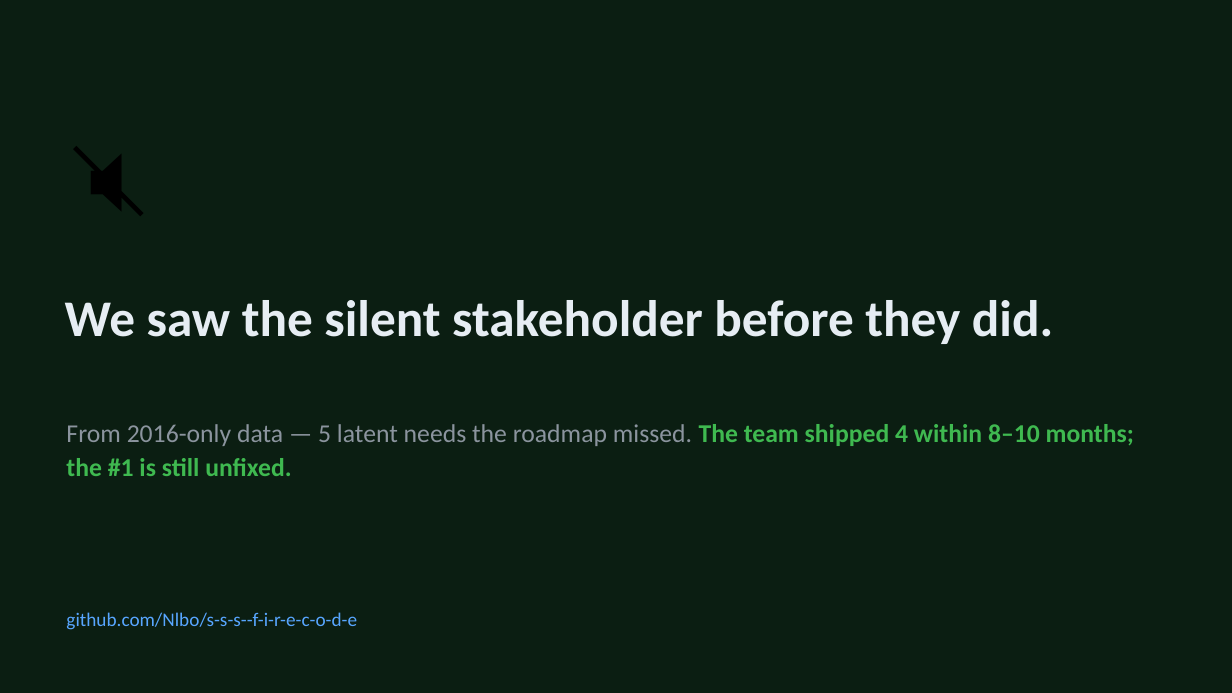
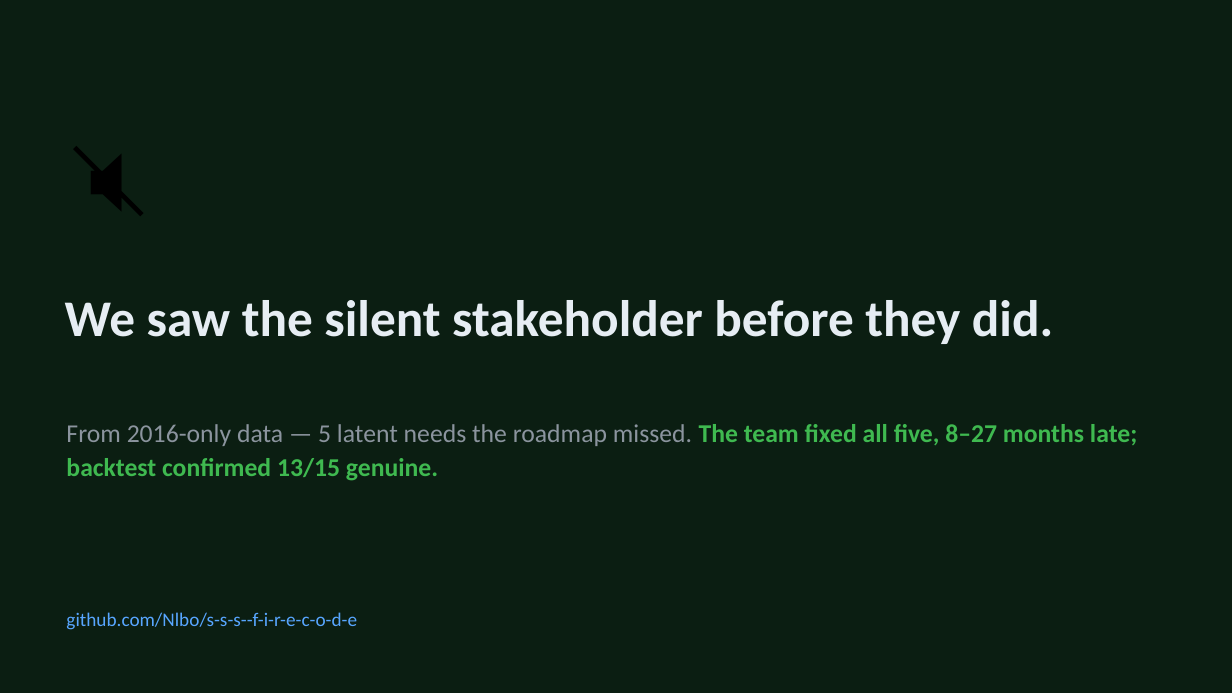
Before and after one commit to Nlbo/s-s-s--f-i-r-e-c-o-d-e, a slide deck: slide 9 of docs/Silent_Stakeholder_Pitch.pptx. Drawn at 1232x693 pixels with LibreOffice and Linux fonts; fonts in the diff are those of the drawing. Boxes give left, top, right and bottom in pixels: in the first picture for what was removed or moved away, otherwise in the second. Text is boxed around its words. In the diff, an @@ line names an element or a change of style, - is before the commit and + after.

```diff
--- a/docs/Silent_Stakeholder_Pitch.pptx
+++ b/docs/Silent_Stakeholder_Pitch.pptx
@@ text at (x1=66, y1=424, x2=1137, y2=481): text changed @@
-From 2016-only data — 5 latent needs the roadmap missed. The team shipped 4 within 8–10 months; the #1 is still unfixed.
+From 2016-only data — 5 latent needs the roadmap missed. The team fixed all five, 8–27 months late; backtest confirmed 13/15 genuine.
```
Also in this commit, not shown: 2 other slides changed, 5 other files.
